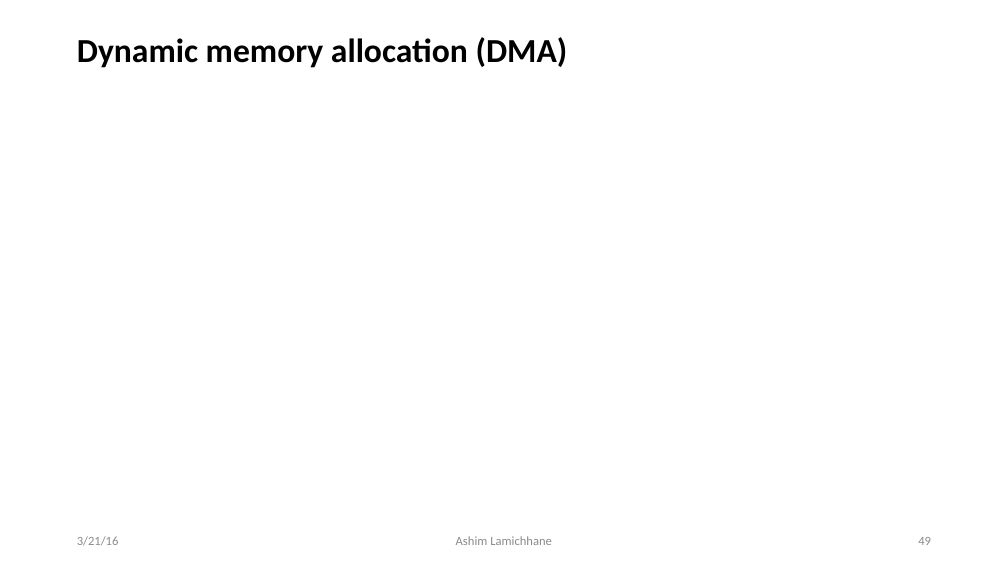
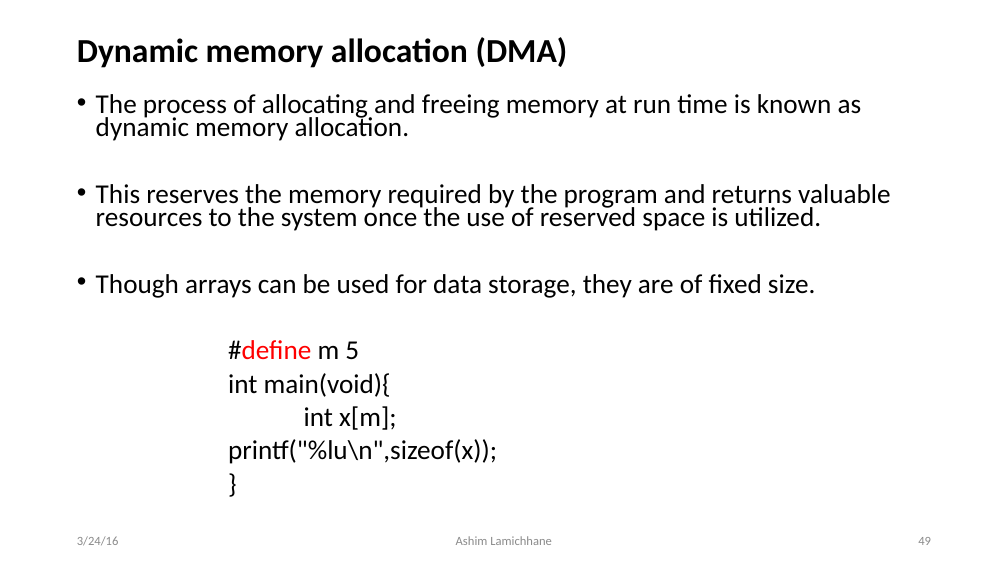
Before and after one commit to ashim888/csit-c, a slide deck: slide 49 of Unit 8/pointer.pptx. Drawn at 1008x567 pixels with LibreOffice and Linux fonts; fonts in the diff are those of the drawing. Boxes give left, top, right and bottom in pixels: in the first picture for what was removed or moved away, otherwise in the second. Text is boxed around its words. In the diff, an @@ line names an element or a change of style, - is before the commit and + after.

```diff
--- a/Unit 8/pointer.pptx
+++ b/Unit 8/pointer.pptx
@@ text added at (x1=96, y1=94, x2=891, y2=464), 25.9 pt, text #000000 @@
+• The process of allocating and freeing memory at run time is known as dynamic memory allocation.
+• This reserves the memory required by the program and returns valuable resources to the system once the use of reserved space is utilized.
+• Though arrays can be used for data storage, they are of fixed size.
+#define m 5
+int main(void){
+int x[m];
+printf("%lu\n",sizeof(x));
+}
@@ text at (x1=77, y1=536, x2=119, y2=546): text changed @@
-3/21/16
+3/24/16
```
Also in this commit, not shown: 51 other slides changed, 7 slides added.
